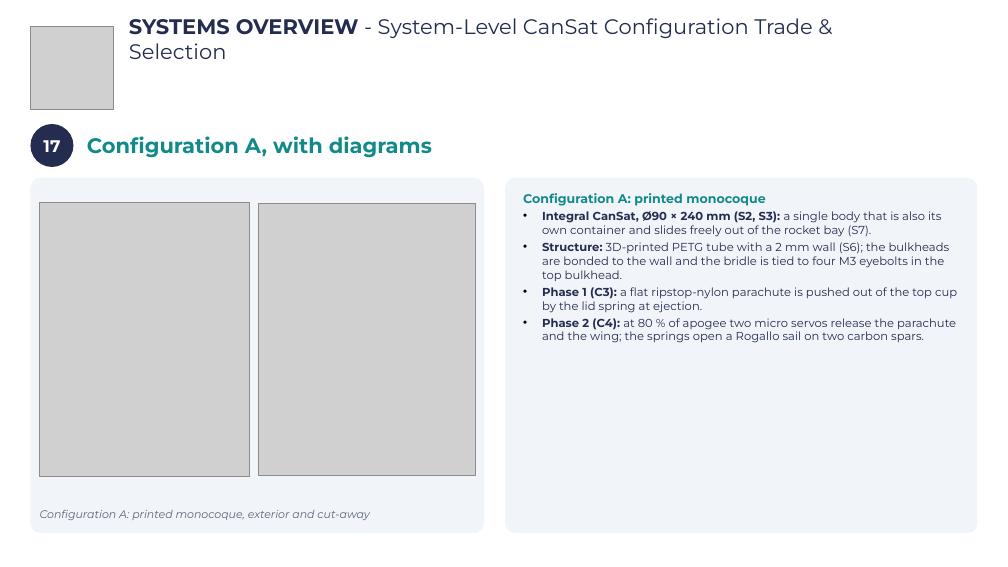
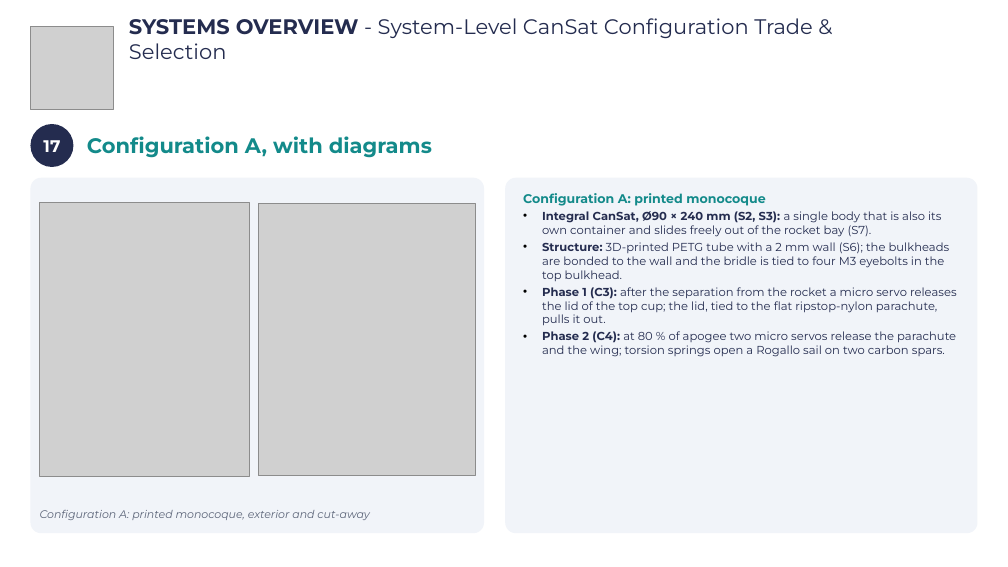
Before and after one commit to Caetano18/proyecto, a slide deck: slide 20 of cansat_pdr/laminas_plantilla/CanSat_PDR_Hermes_completo.pptx. Drawn at 1008x567 pixels with LibreOffice and Linux fonts; fonts in the diff are those of the drawing; grey boxes stand for pictures; background and template pictures are left out. Boxes give left, top, right and bottom in pixels: in the first picture for what was removed or moved away, otherwise in the second. Text is boxed around its words. In the diff, an @@ line names an element or a change of style, - is before the commit and + after.

```diff
--- a/cansat_pdr/laminas_plantilla/CanSat_PDR_Hermes_completo.pptx
+++ b/cansat_pdr/laminas_plantilla/CanSat_PDR_Hermes_completo.pptx
@@ text in rounded rectangle at bbox=[542, 287, 957, 357]: text changed @@
-• Phase 1 (C3): a flat ripstop-nylon parachute is pushed out of the top cup by the lid spring at ejection.
-• Phase 2 (C4): at 80 % of apogee two micro servos release the parachute and the wing; the springs open a Rogallo sail on two carbon spars.
+• Phase 1 (C3): after the separation from the rocket a micro servo releases the lid of the top cup; the lid, tied to the flat ripstop-nylon parachute, pulls it out.
+• Phase 2 (C4): at 80 % of apogee two micro servos release the parachute and the wing; torsion springs open a Rogallo sail on two carbon spars.
```
Also in this commit, not shown: 13 other slides changed, 23 other files.
